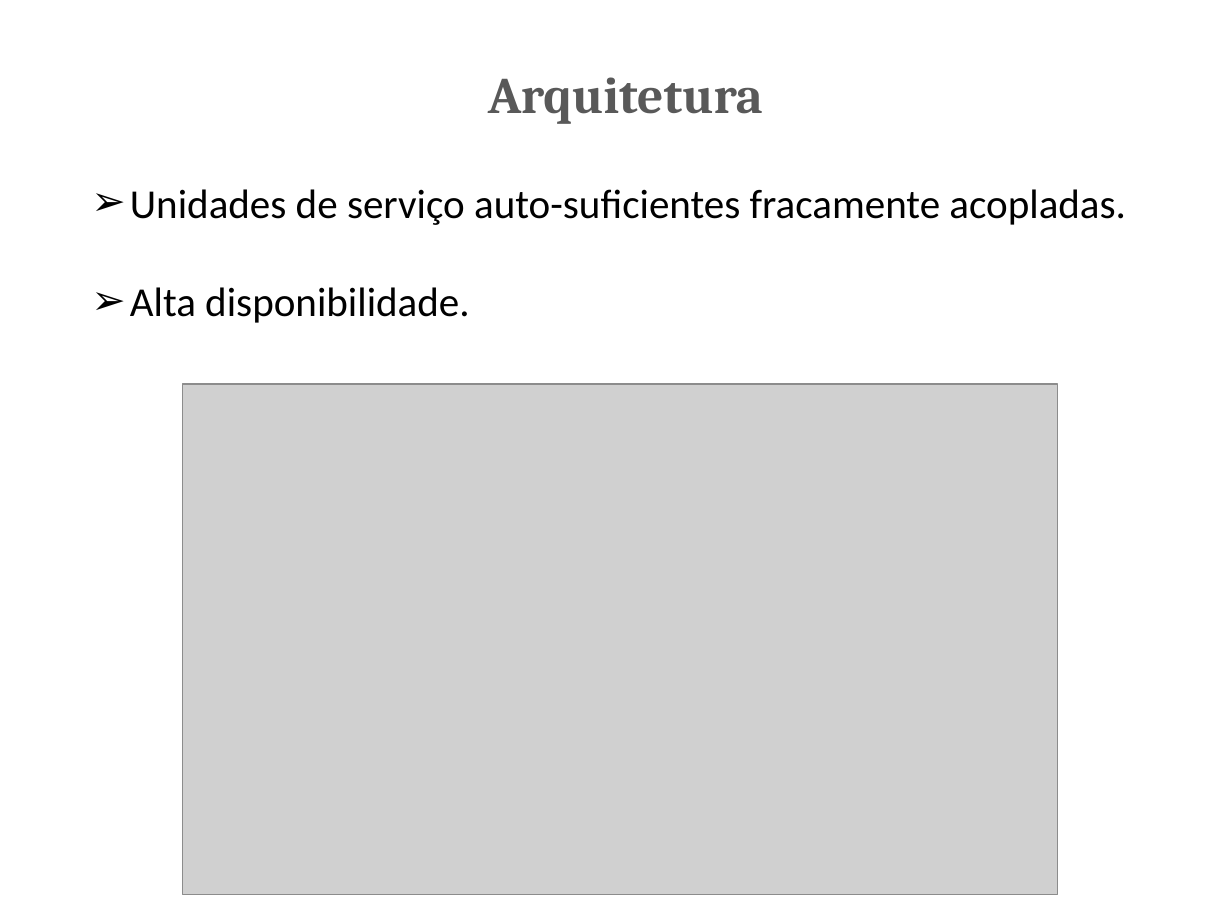
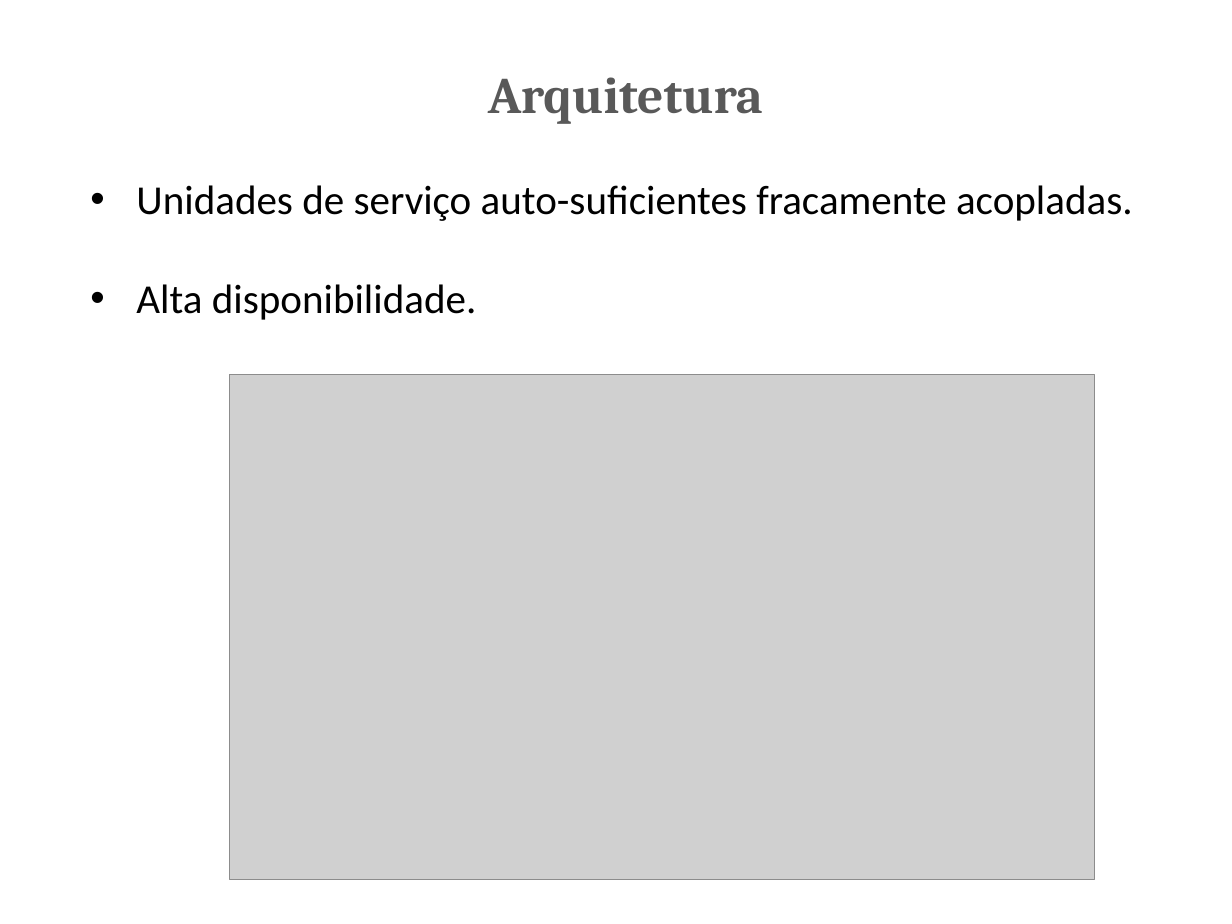
Before and after one commit to marcinschi-iuri/ciaasDocs, a slide deck: slide 8 of PCIS.pptx (slide 7 before the commit). Drawn at 1232x924 pixels with LibreOffice and Linux fonts; fonts in the diff are those of the drawing; grey boxes stand for pictures. Boxes give left, top, right and bottom in pixels: in the first picture for what was removed or moved away, otherwise in the second. Text is boxed around its words. In the diff, an @@ line names an element or a change of style, - is before the commit and + after.

```diff
--- a/PCIS.pptx
+++ b/PCIS.pptx
@@ text "Unidades de serviço auto-suficientes fracamente ..." at [136,185,1133,320]: bullet ➢ to • @@
@@ picture: place and size @@
-picture at [182,384,1057,894]
+picture at [229,375,1094,878]
```
Also in this commit, not shown: 12 other slides changed, 8 slides added, 2 other files.
